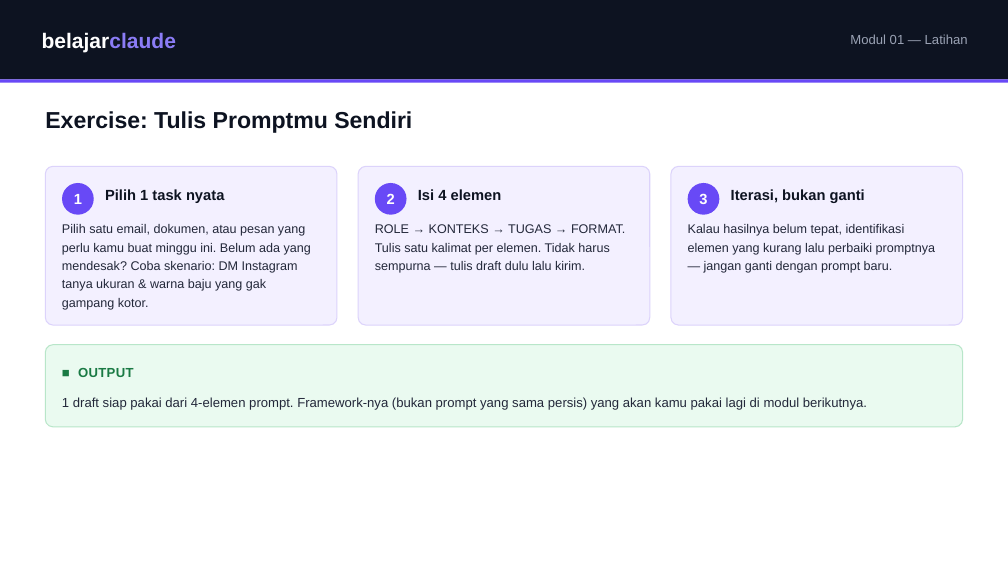
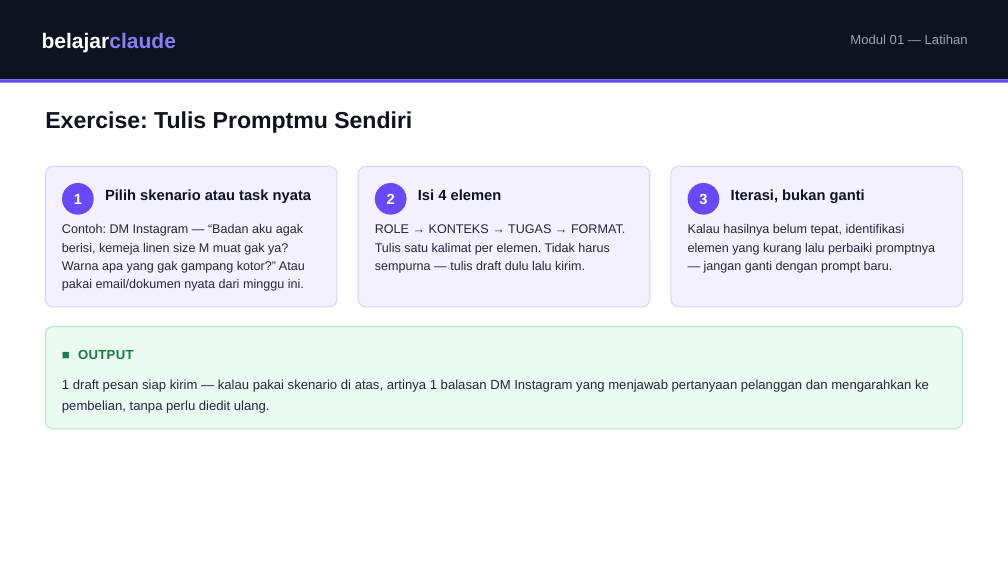
Before and after one commit to juliautomo/belajar-claude, a slide deck: slide 4 of K2-Produktivitas/M01-Role-Prompting/K2-M01-Role-Prompting.pptx. Drawn at 1008x567 pixels with LibreOffice and Linux fonts; fonts in the diff are those of the drawing. Boxes give left, top, right and bottom in pixels: in the first picture for what was removed or moved away, otherwise in the second. Text is boxed around its words. In the diff, an @@ line names an element or a change of style, - is before the commit and + after.

Commit message:
M1: fold scenario into exercise box, simplify output to describe actual deliverable

```diff
--- a/K2-Produktivitas/M01-Role-Prompting/K2-M01-Role-Prompting.pptx
+++ b/K2-Produktivitas/M01-Role-Prompting/K2-M01-Role-Prompting.pptx
@@ rounded rectangle: place and size @@
-rounded rectangle at (45, 166, 337, 325)
+rounded rectangle at (45, 166, 337, 307)
@@ rounded rectangle: place and size @@
-rounded rectangle at (358, 166, 650, 325)
+rounded rectangle at (358, 166, 650, 307)
@@ proportions changed in 4 elements at (45, 327, 963, 429), (45, 166, 337, 307), (358, 166, 650, 307), (671, 166, 963, 307) @@
@@ rounded rectangle: place and size @@
-rounded rectangle at (671, 166, 963, 325)
+rounded rectangle at (671, 166, 963, 307)
@@ text at (105, 189, 311, 203): text changed @@
-Pilih 1 task nyata
+Pilih skenario atau task nyata
@@ text at (62, 224, 305, 291): text changed @@
-Pilih satu email, dokumen, atau pesan yang perlu kamu buat minggu ini. Belum ada yang mendesak? Coba skenario: DM Instagram tanya ukuran & warna baju yang gak gampang kotor.
+Contoh: DM Instagram — “Badan aku agak berisi, kemeja linen size M muat gak ya? Warna apa yang gak gampang kotor?” Atau pakai email/dokumen nyata dari minggu ini.
@@ rounded rectangle: place and size @@
-rounded rectangle at (45, 345, 963, 427)
+rounded rectangle at (45, 327, 963, 429)
@@ text "■ OUTPUT": place and size @@
-text "■ OUTPUT" at (78, 368, 133, 377)
+text "■ OUTPUT" at (78, 350, 133, 359)
@@ text at (62, 379, 929, 413): text changed @@
-1 draft siap pakai dari 4-elemen prompt. Framework-nya (bukan prompt yang sama persis) yang akan kamu pakai lagi di modul berikutnya.
+1 draft pesan siap kirim — kalau pakai skenario di atas, artinya 1 balasan DM Instagram yang menjawab pertanyaan pelanggan dan mengarahkan ke pembelian, tanpa perlu diedit ulang.
```
Also in this commit, not shown: 2 other files.
